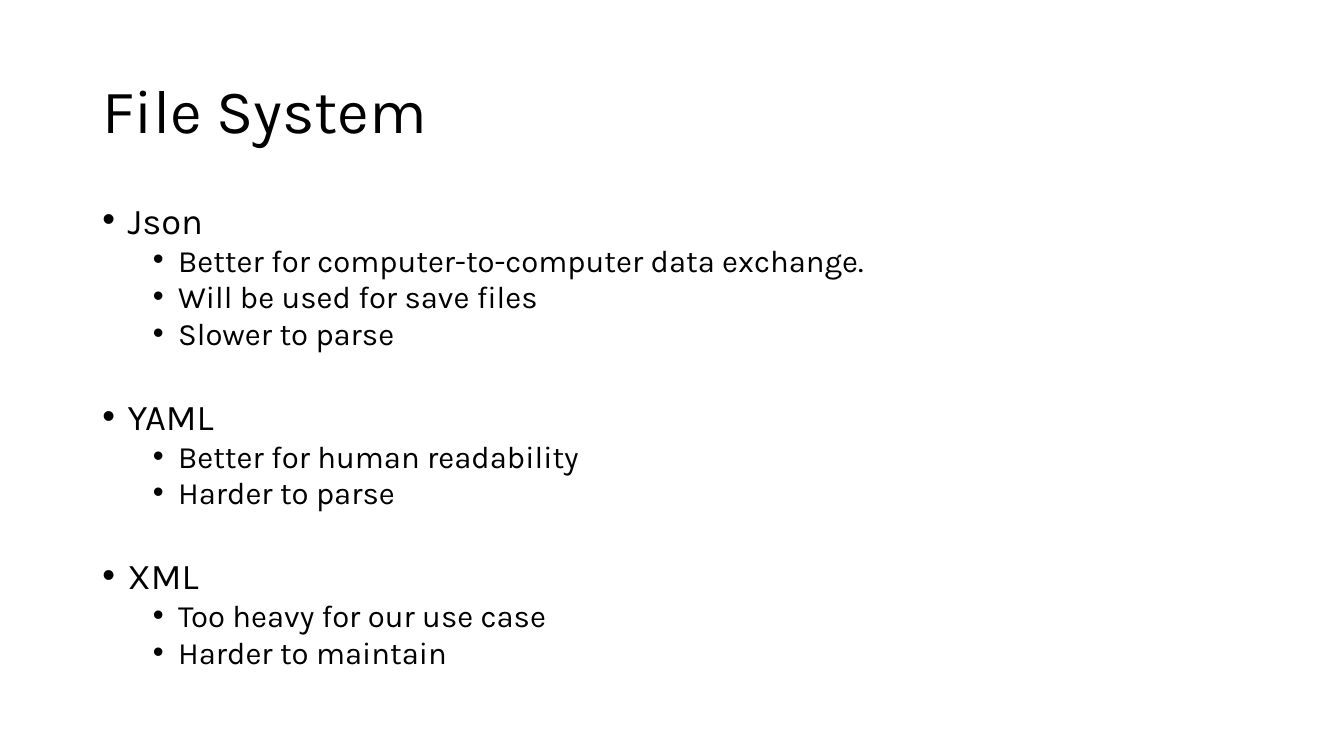
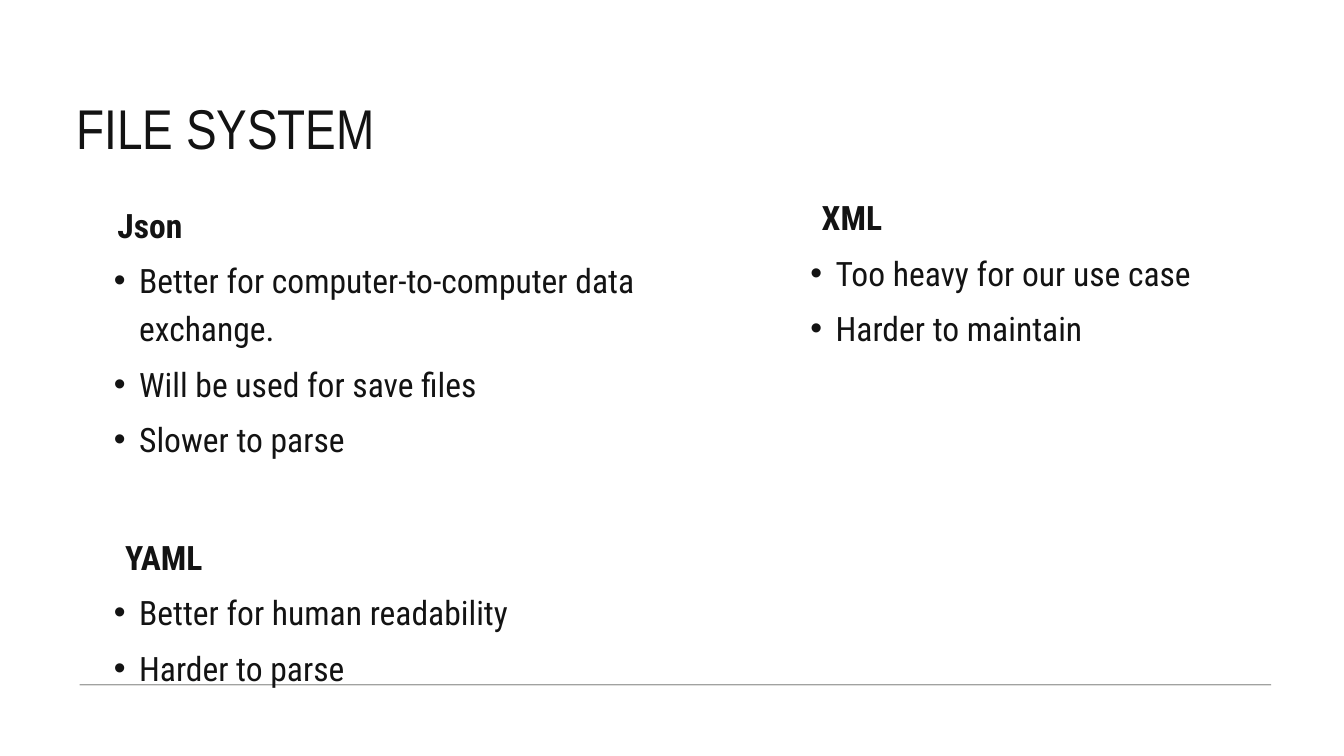
Before and after one commit to Team-Gala-JP/Team-Gala-JP, a slide deck: slide 8 of Team Gala Tech Stack.pptx (slide 5 before the commit). Drawn at 1344x756 pixels with LibreOffice and Linux fonts; fonts in the diff are those of the drawing. Boxes give left, top, right and bottom in pixels: in the first picture for what was removed or moved away, otherwise in the second. Text is boxed around its words. In the diff, an @@ line names an element or a change of style, - is before the commit and + after.

```diff
--- a/Team Gala Tech Stack.pptx
+++ b/Team Gala Tech Stack.pptx
@@ title "FILE SYSTEM" at [77,110,375,150]: vertical alignment middle to bottom @@
@@ title at [77,110,375,150]: text changed; size 44 to 40 pt; font Karla to Arial Narrow; text colour #000000 to #131313 @@
-File System
+FILE SYSTEM
@@ text "Json": place and size @@
-text "Json" at [128,211,863,665]
+text "Json" at [117,214,634,688]
@@ text "Json" at [117,214,634,688]: size 25.9 to 24 pt, bold on in "Json", "YAML"; font Karla to Roboto Condensed, text colour #000000 to #131313, size 22.2 to 24 pt; bullet • to none; line spacing 0.8 to 1.2 @@
@@ text added at [822,206,1191,342], 24 pt, text #131313 @@
+XML
+  • Too heavy for our use case
+  • Harder to maintain
@@ text at [128,566,546,665]: paragraphs removed @@
-• XML
-  • Too heavy for our use case
-  • Harder to maintain
@@ line added from (1271, 685) to (80, 685), #444742 1 pt @@
```
Also in this commit, not shown: 3 other slides changed, 4 slides added, 1 slide removed.
